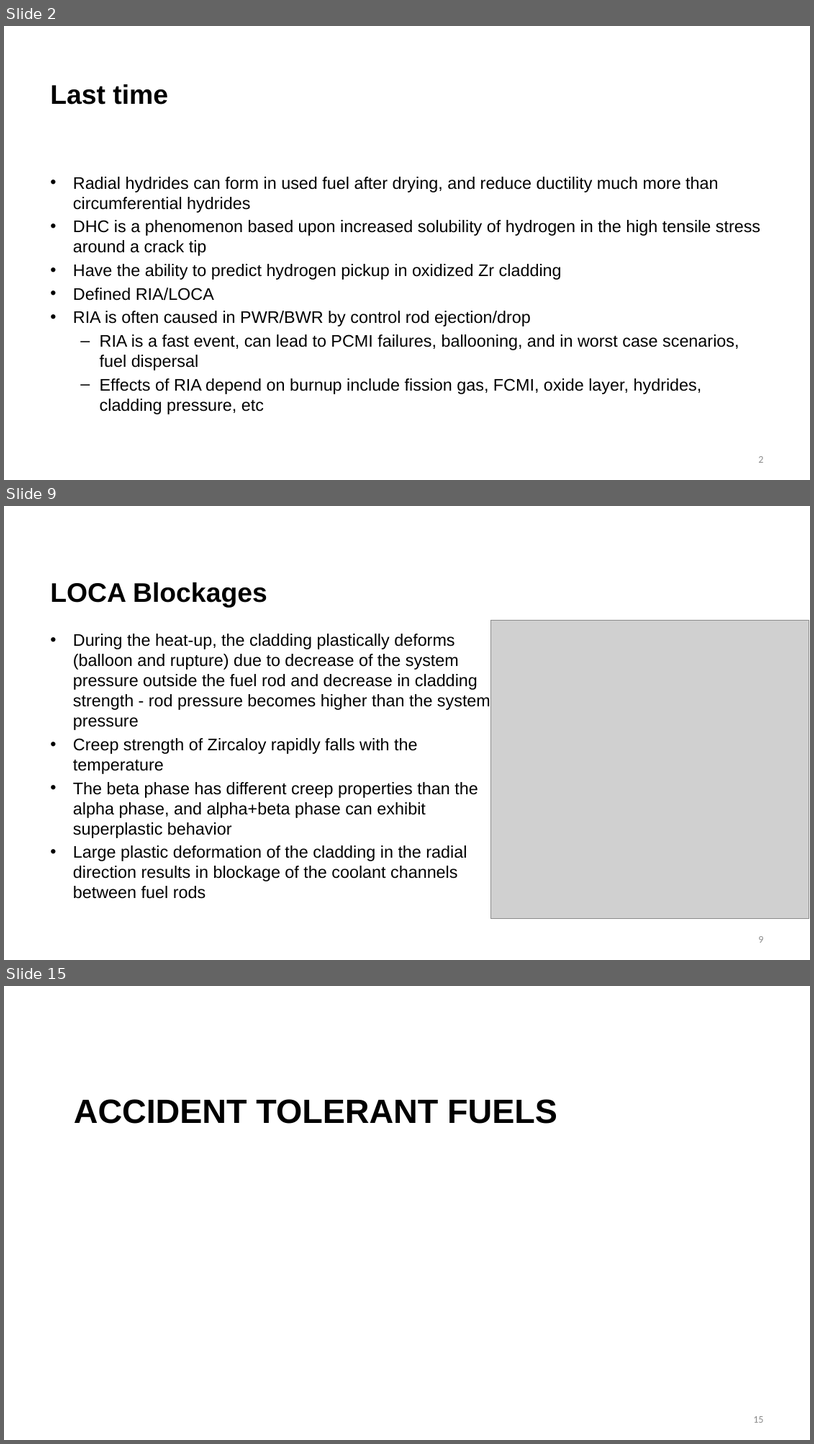
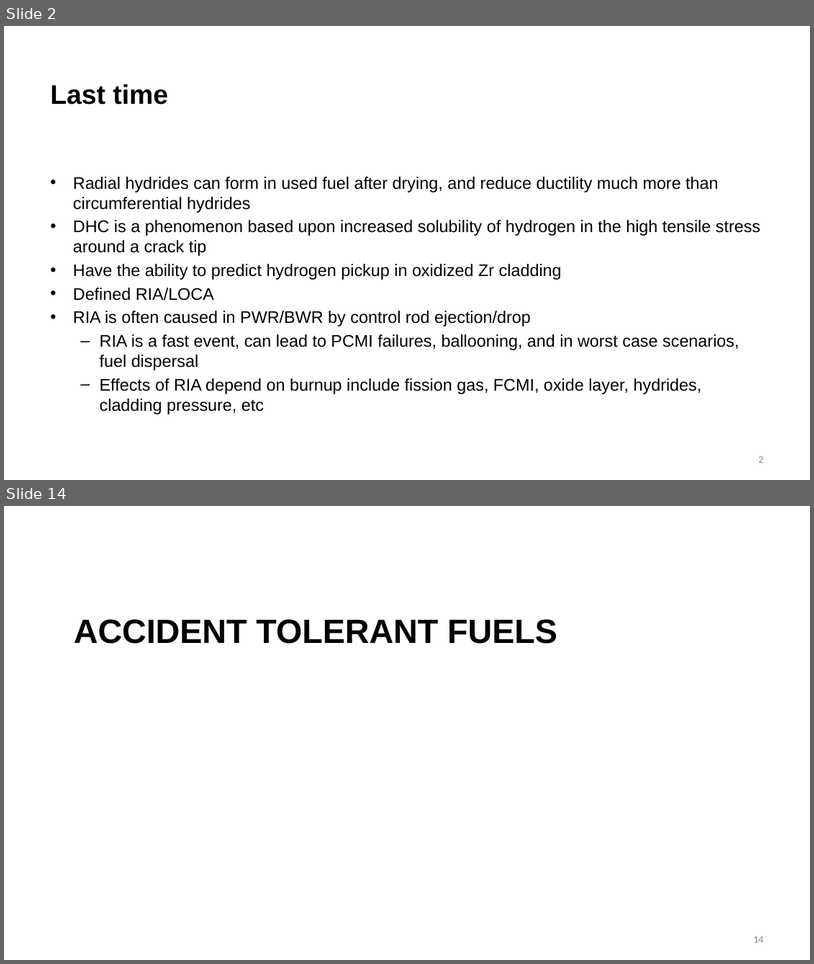
Before and after one commit to benbeeler/TEACHING, a slide deck: Nuclear_Fuel_Performance/NE533_Spring2026/Module4/Lec18_Accidents.pptx. Shown one above the other, each under a label of ours: slides 2, 9 and 15 before the commit, slides 2 and 14 after it; the slides between them are not shown. The pictures are 814x1444 and 814x964 pixels, drawn with LibreOffice and Linux fonts; fonts in the diff are those of the drawing; grey boxes stand for pictures; background and template pictures are left out. Boxes give left, top, right and bottom in pixels: in the first picture for what was removed or moved away, otherwise in the second. Text is boxed around its words. In the diff, an @@ line names an element or a change of style, - is before the commit and + after.

```diff
--- a/Nuclear_Fuel_Performance/NE533_Spring2026/Module4/Lec18_Accidents.pptx
+++ b/Nuclear_Fuel_Performance/NE533_Spring2026/Module4/Lec18_Accidents.pptx
@@ slide 9 removed at (4, 506, 810, 960), background #FFFFFF @@
@@ title removed at (50, 582, 268, 607) @@
-LOCA Blockages
@@ text removed at (73, 633, 491, 898) @@
-• During the heat-up, the cladding plastically deforms (balloon and rupture) due to decrease of the system pressure outside the fuel rod and decrease in cladding strength - rod pressure becomes higher than the system pressure
-• Creep strength of Zircaloy rapidly falls with the temperature
-• The beta phase has different creep properties than the alpha phase, and alpha+beta phase can exhibit superplastic behavior
-• Large plastic deformation of the cladding in the radial direction results in blockage of the coolant channels between fuel rods
@@ picture removed at (491, 620, 810, 919) @@
@@ page number removed at (759, 936, 764, 942) @@
-9
@@ what was slide 15 is now slide 14 @@
@@ page number at (754, 936, 764, 942): text changed @@
-15
+14
```
Also in this commit, not shown: 6 slides added, 11 other slides removed, 29 other files.
